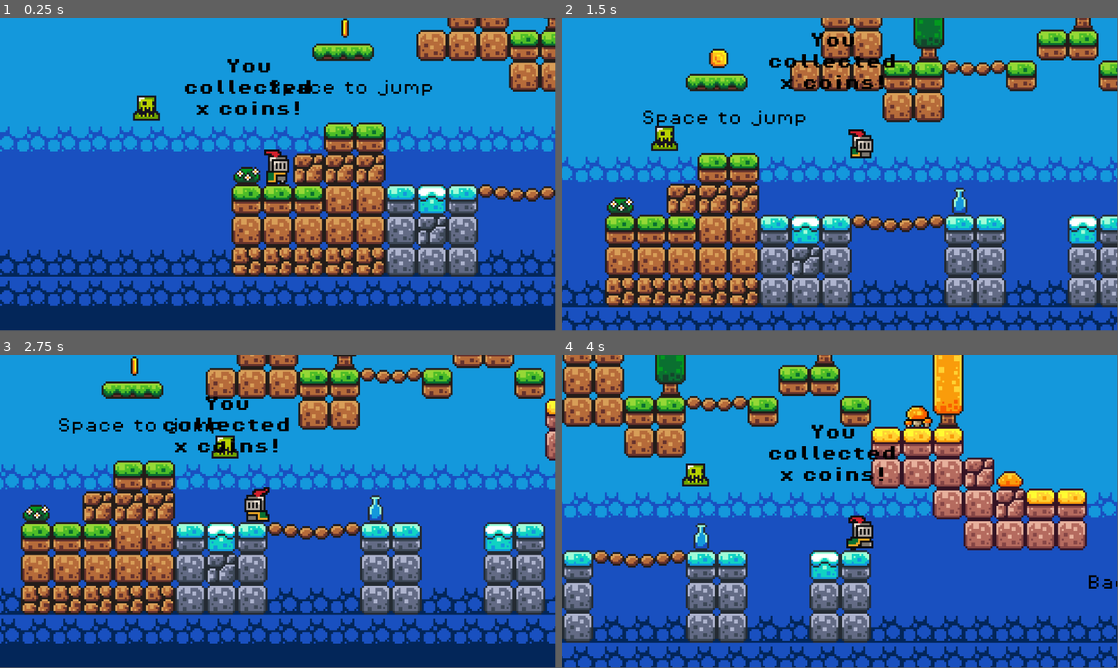
Above: before the commit, frames 1-4 (two rows, left to right).
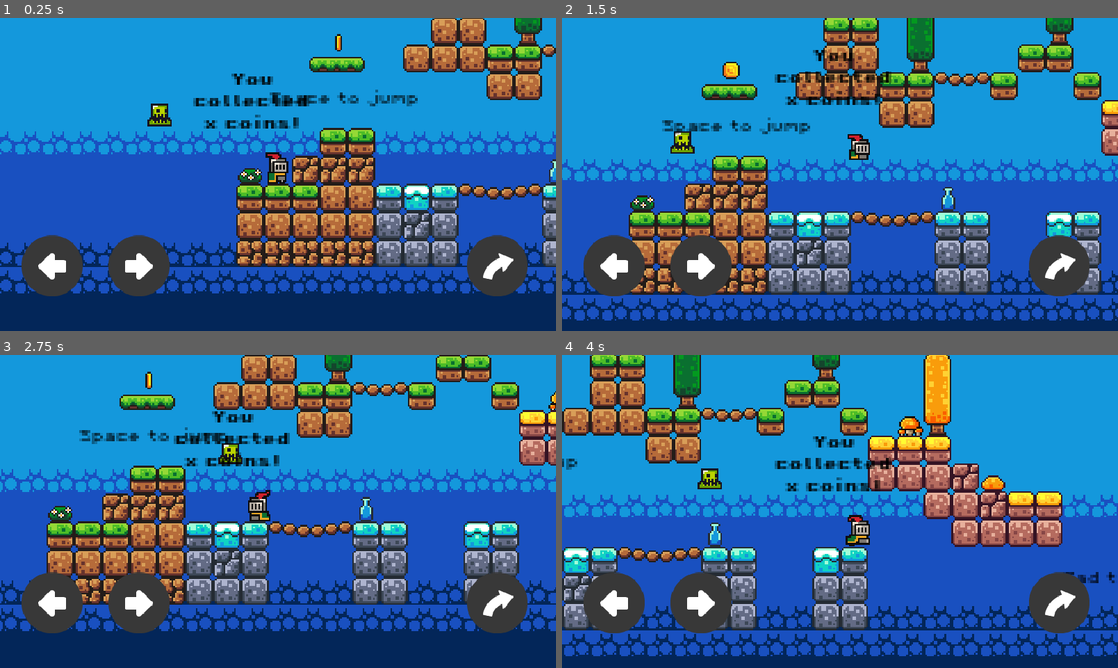
Above: after the commit, the same moments.

Repository: mribbons/BrackeysPrincess
Game: Godot game, scene res://scenes/game.tscn
Two runs of this game, one before a commit and one after it. Both use one fixed random seed, a clock stepped at 60 frames per second and the inputs below.
Inputs:
- Up to frame 1 (0.25 s): no input
- Up to frame 2 (1.5 s): hold D (move_right) from 0.53 s (still down); tap Space (jump) at 0.6, 0.77, 1.07, 1.35 s
- Up to frame 3 (2.75 s): tap Space (jump) at 1.52, 1.82, 2.1 s; release D (move_right) at 2.03 s; hold A (move_left) from 2.03 s (still down)
- Up to frame 4 (4 s): release A (move_left) at 2.78 s; hold D (move_right) from 2.78 s (still down); tap Space (jump) at 2.85, 3.02, 3.32, 3.6, 3.77 s
In our replay, the window is 799x449 before the commit and 800x450 after it. These sizes can differ from the game's own. Grey fills any space a smaller window leaves; there, only what the larger window draws over its background counts as a difference.

The runs differ from the first frame. In frame 1, 37% of the frame differs, in the area x 0-100%, y 0-92%; in frame 2, 45%; in frame 3, 45%, in the area x 0-100%, y 0-93%; in frame 4, 43%.

Commit message:
add touch controls

Diff:
--- a/project.godot
+++ b/project.godot
@@ -19,6 +19,12 @@
 
 Music="*res://scenes/music.tscn"
 
+[display]
+
+window/size/viewport_width=1280
+window/size/viewport_height=720
+window/stretch/mode="canvas_items"
+
 [input]
 
 jump={
@@ -39,6 +45,11 @@
 ]
 }
 
+[input_devices]
+
+pointing/emulate_touch_from_mouse=true
+pointing/emulate_mouse_from_touch=false
+
 [physics]
 
 common/physics_interpolation=true
--- /dev/null
+++ b/scenes/control_no_anchors.tscn
@@ -0,0 +1,13 @@
+[gd_scene load_steps=2 format=3 uid="uid://bbdfvdesapu35"]
+
+[ext_resource type="PackedScene" uid="uid://cx3yl7imfldit" path="res://scenes/touch_controls.tscn" id="1_32lgm"]
+
+[node name="Control" type="Control"]
+layout_mode = 3
+offset_left = -67.0
+offset_top = -189.0
+offset_right = 951.0
+offset_bottom = 52.0
+
+[node name="TouchControls" parent="." instance=ExtResource("1_32lgm")]
+follow_viewport_enabled = true
--- a/scenes/game.tscn
+++ b/scenes/game.tscn
@@ -9,6 +9,7 @@
 [ext_resource type="PackedScene" uid="uid://cmwmq2mbe76e3" path="res://scenes/kill_zone.tscn" id="5_uek08"]
 [ext_resource type="PackedScene" uid="uid://biped6lcv3akx" path="res://scenes/slime.tscn" id="6_rdk8j"]
 [ext_resource type="FontFile" uid="uid://c5qy2ieem0f3m" path="res://assets/fonts/PixelOperator8.ttf" id="8_mmhsa"]
+[ext_resource type="PackedScene" uid="uid://buivcue1gt1eh" path="res://scenes/touch_controls_2.tscn" id="10_r35l5"]
 
 [sub_resource type="TileSetAtlasSource" id="TileSetAtlasSource_5xbxk"]
 texture = ExtResource("2_2jdow")
@@ -332,3 +333,5 @@
 limit_bottom = 425
 limit_smoothed = true
 position_smoothing_enabled = true
+
+[node name="TouchControls2" parent="Player" instance=ExtResource("10_r35l5")]
--- /dev/null
+++ b/scenes/touch_controls.tscn
@@ -0,0 +1,36 @@
+[gd_scene load_steps=6 format=3 uid="uid://cx3yl7imfldit"]
+
+[ext_resource type="Texture2D" uid="uid://c14fi2cqeivbv" path="res://assets/sprites/controls/left_dark.png" id="1_hbaob"]
+[ext_resource type="Script" path="res://scripts/touch_controls.gd" id="1_o3jwp"]
+[ext_resource type="Texture2D" uid="uid://bypjh0orhek8k" path="res://assets/sprites/controls/right_dark.png" id="2_cagoj"]
+[ext_resource type="Texture2D" uid="uid://lva5sitm66r8" path="res://assets/sprites/controls/jump_dark.png" id="3_kgyew"]
+[ext_resource type="Texture2D" uid="uid://pg44hhrkfmn7" path="res://assets/sprites/controls/shoot_dark.png" id="4_iber3"]
+
+[node name="TouchControls" type="CanvasLayer"]
+script = ExtResource("1_o3jwp")
+
+[node name="Left" type="TouchScreenButton" parent="."]
+position = Vector2(53, 500)
+scale = Vector2(1.25, 1.25)
+texture_normal = ExtResource("1_hbaob")
+action = "move_left"
+
+[node name="Right" type="TouchScreenButton" parent="."]
+position = Vector2(283, 500)
+scale = Vector2(1.25, 1.25)
+texture_normal = ExtResource("2_cagoj")
+action = "move_right"
+
+[node name="Jump" type="TouchScreenButton" parent="."]
+position = Vector2(800, 500)
+scale = Vector2(1.25, 1.25)
+texture_normal = ExtResource("3_kgyew")
+action = "jump"
+
+[node name="Attack" type="TouchScreenButton" parent="."]
+position = Vector2(1100, 550)
+rotation = 3.14159
+texture_normal = ExtResource("4_iber3")
+
+[connection signal="pressed" from="Attack" to="." method="_on_attack_pressed"]
+[connection signal="released" from="Attack" to="." method="_on_attack_released"]
--- /dev/null
+++ b/scenes/touch_controls_2.tscn
@@ -0,0 +1,64 @@
+[gd_scene load_steps=4 format=3 uid="uid://buivcue1gt1eh"]
+
+[ext_resource type="Texture2D" uid="uid://c14fi2cqeivbv" path="res://assets/sprites/controls/left_dark.png" id="1_mssty"]
+[ext_resource type="Texture2D" uid="uid://bypjh0orhek8k" path="res://assets/sprites/controls/right_dark.png" id="2_x0ubv"]
+[ext_resource type="Texture2D" uid="uid://lva5sitm66r8" path="res://assets/sprites/controls/jump_dark.png" id="3_enbjk"]
+
+[node name="TouchControls2" type="Node2D"]
+
+[node name="Left" type="Control" parent="."]
+layout_mode = 3
+anchors_preset = 2
+anchor_top = 1.0
+anchor_bottom = 1.0
+offset_top = -40.0
+offset_right = 40.0
+grow_vertical = 0
+
+[node name="CanvasLayer" type="CanvasLayer" parent="Left"]
+offset = Vector2(50, 500)
+scale = Vector2(1.75, 1.75)
+transform = Transform2D(1.75, 0, 0, 1.75, 50, 500)
+
+[node name="TouchScreenButton" type="TouchScreenButton" parent="Left/CanvasLayer"]
+texture_normal = ExtResource("1_mssty")
+passby_press = true
+action = "move_left"
+
+[node name="Right" type="Control" parent="."]
+layout_mode = 3
+anchors_preset = 2
+anchor_top = 1.0
+anchor_bottom = 1.0
+offset_top = -40.0
+offset_right = 40.0
+grow_vertical = 0
+
+[node name="CanvasLayer" type="CanvasLayer" parent="Right"]
+offset = Vector2(250, 500)
+scale = Vector2(1.75, 1.75)
+transform = Transform2D(1.75, 0, 0, 1.75, 250, 500)
+
+[node name="TouchScreenButton" type="TouchScreenButton" parent="Right/CanvasLayer"]
+texture_normal = ExtResource("2_x0ubv")
+passby_press = true
+action = "move_right"
+
+[node name="Jump" type="Control" parent="."]
+layout_mode = 3
+anchors_preset = 2
+anchor_top = 1.0
+anchor_bottom = 1.0
+offset_top = -40.0
+offset_right = 40.0
+grow_vertical = 0
+
+[node name="CanvasLayer" type="CanvasLayer" parent="Jump"]
+offset = Vector2(1075, 500)
+scale = Vector2(1.75, 1.75)
+transform = Transform2D(1.75, 0, 0, 1.75, 1075, 500)
+
+[node name="TouchScreenButton" type="TouchScreenButton" parent="Jump/CanvasLayer"]
+texture_normal = ExtResource("3_enbjk")
+passby_press = true
+action = "jump"
--- /dev/null
+++ b/scripts/touch_controls.gd
@@ -0,0 +1,10 @@
+extends CanvasLayer
+@onready var attack: TouchScreenButton = $Attack
+
+
+func _on_attack_pressed() -> void:
+	attack.modulate.a = 0.5
+
+
+func _on_attack_released() -> void:
+	attack.modulate.a = 1.0
Binary file added: assets/sprites/controls/jump_dark.png
Not shown, added: assets/sprites/controls/jump_dark.png.import
Binary file added: assets/sprites/controls/left_dark.png
Not shown, added: assets/sprites/controls/left_dark.png.import
Binary file added: assets/sprites/controls/right_dark.png
Not shown, added: assets/sprites/controls/right_dark.png.import
Binary file added: assets/sprites/controls/shoot_dark.png
Not shown, added: assets/sprites/controls/shoot_dark.png.import
Not shown, changed: export_presets.cfg
Not shown: 1 places in scenes/game.tscn that only renumber resources
Not shown, changed: .gitignore
